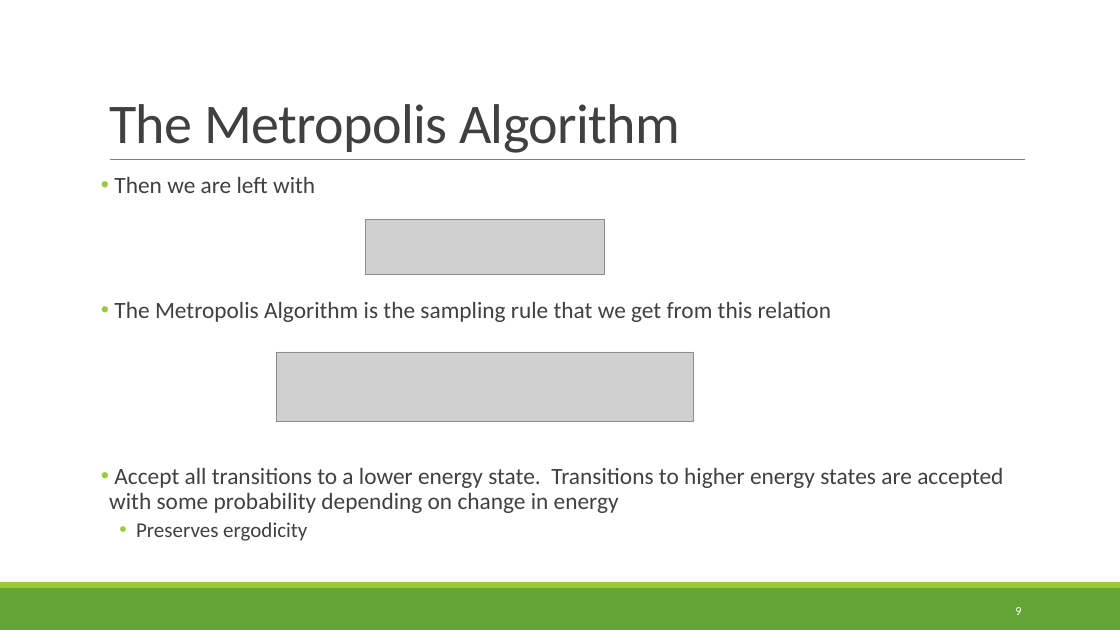
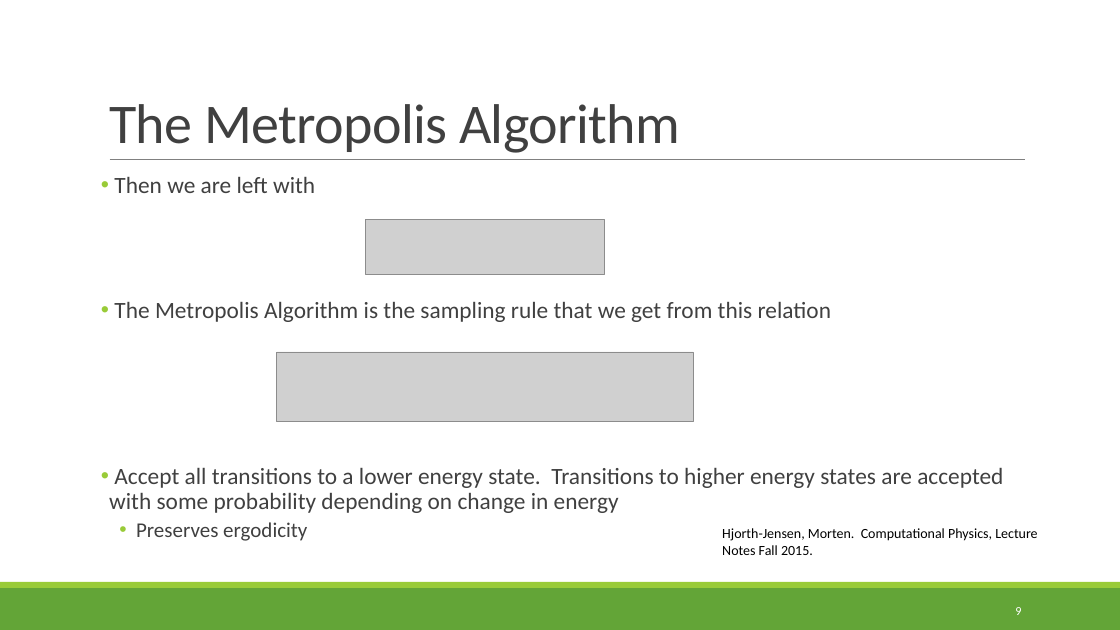
Before and after one commit to poxonpea/PHYS905, a slide deck: slide 9 of Final/IsingPresentation.pptx. Drawn at 1120x630 pixels with LibreOffice and Linux fonts; fonts in the diff are those of the drawing; grey boxes stand for pictures. Boxes give left, top, right and bottom in pixels: in the first picture for what was removed or moved away, otherwise in the second. Text is boxed around its words. In the diff, an @@ line names an element or a change of style, - is before the commit and + after.

```diff
--- a/Final/IsingPresentation.pptx
+++ b/Final/IsingPresentation.pptx
@@ text added at (x1=722, y1=528, x2=1037, y2=555), 12 pt, text #000000 @@
+Hjorth-Jensen, Morten. Computational Physics, Lecture Notes Fall 2015.
```
Also in this commit, not shown: 7 other slides changed, 1 other file.
